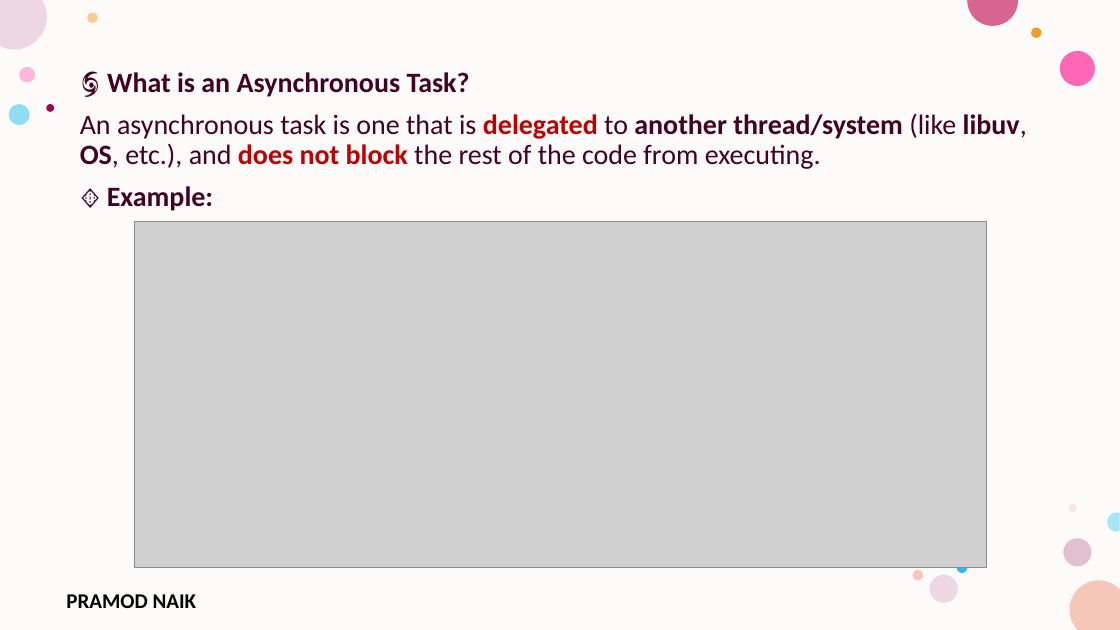
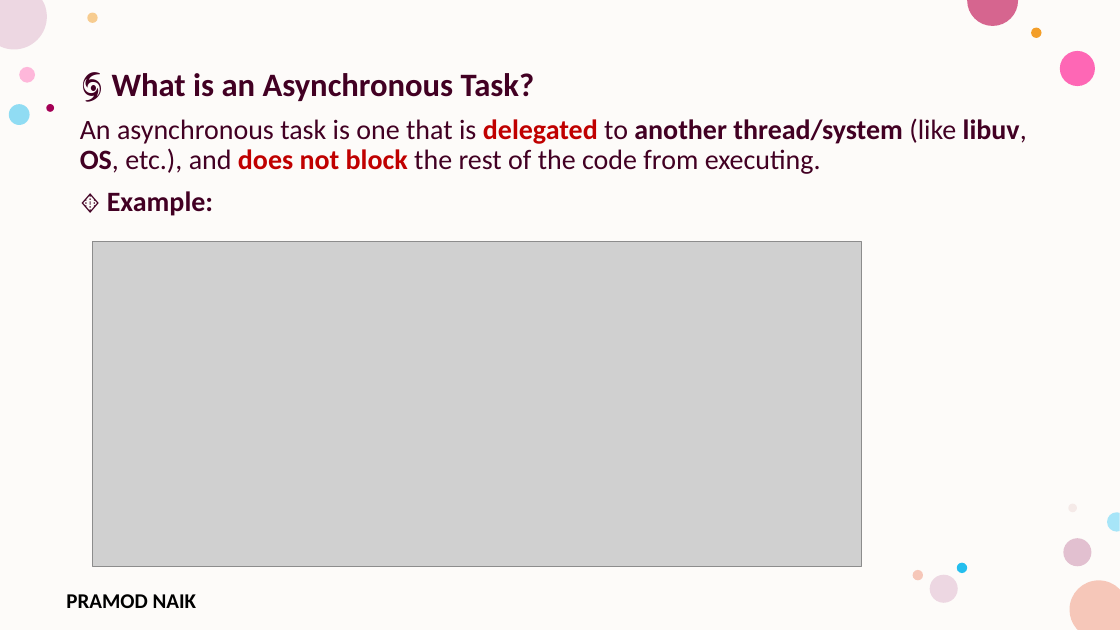
Before and after one commit to PRAMODNAIK-DEV/Node.js-Hands-on-Workshop, a slide deck: slide 49 of Day-1 – Node.js Fundamentals & HTTP Module.pptx (slide 42 before the commit). Drawn at 1120x630 pixels with LibreOffice and Linux fonts; fonts in the diff are those of the drawing; grey boxes stand for pictures; background and template pictures are left out. Boxes give left, top, right and bottom in pixels: in the first picture for what was removed or moved away, otherwise in the second. Text is boxed around its words. In the diff, an @@ line names an element or a change of style, - is before the commit and + after.

```diff
--- a/Day-1 – Node.js Fundamentals & HTTP Module.pptx
+++ b/Day-1 – Node.js Fundamentals & HTTP Module.pptx
@@ text at [112, 73, 535, 101]: size 24 to 28 pt in "🌀 What is an Asynchronous Task?" @@
@@ picture: place and size @@
-picture at [134, 222, 986, 568]
+picture at [92, 241, 861, 565]
```
Also in this commit, not shown: 42 other slides changed, 13 slides added, 1 slide removed, 2 other files.
